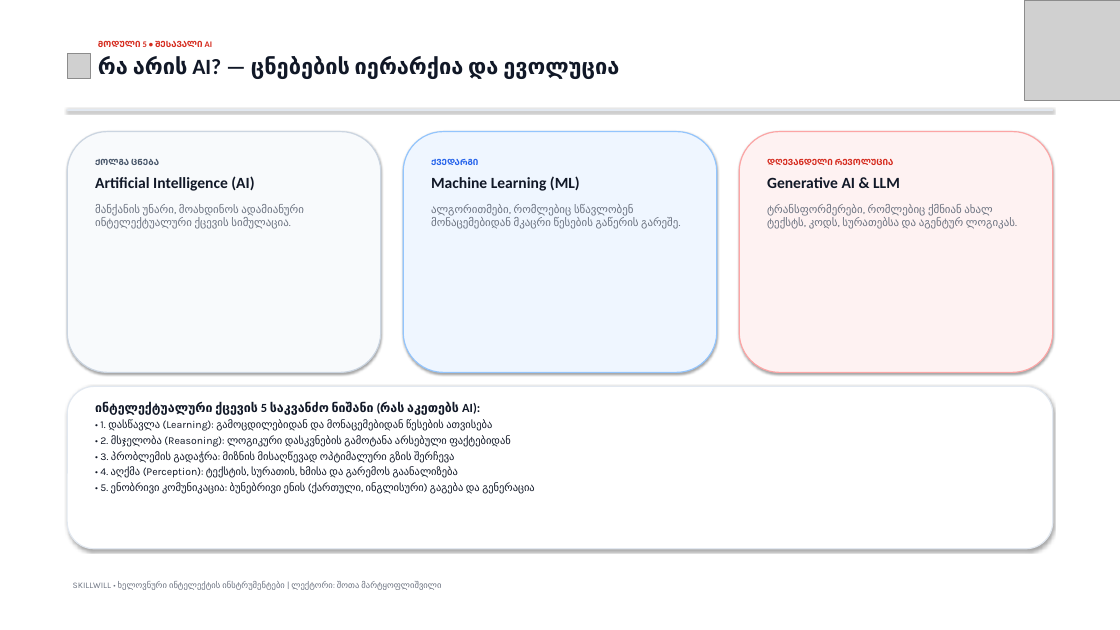
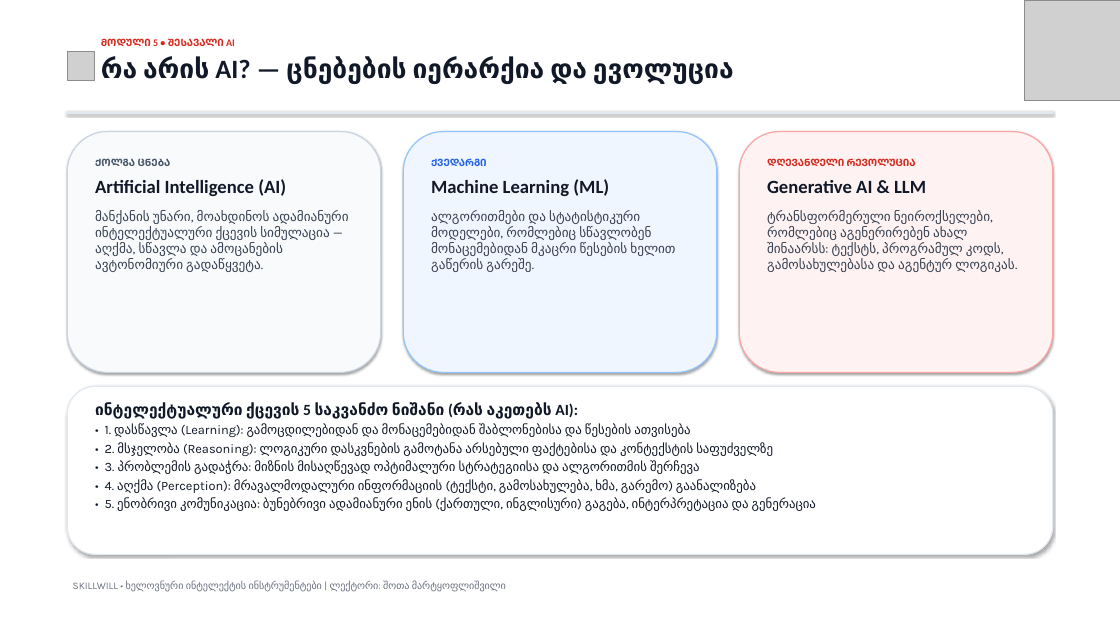
Before and after one commit to ShotaMart/skillwill-ai-curriculum, a slide deck: slide 2 of Skillwill_მოდული5_ლექცია1_პრეზენტაცია_ნიმუში.pptx. Drawn at 1120x630 pixels with LibreOffice and Linux fonts; fonts in the diff are those of the drawing; grey boxes stand for pictures. Boxes give left, top, right and bottom in pixels: in the first picture for what was removed or moved away, otherwise in the second. Text is boxed around its words. In the diff, an @@ line names an element or a change of style, - is before the commit and + after.

Commit message:
style: increase font sizes and optimize typography hierarchy across all slides

```diff
--- a/Skillwill_მოდული5_ლექცია1_პრეზენტაცია_ნიმუში.pptx
+++ b/Skillwill_მოდული5_ლექცია1_პრეზენტაცია_ნიმუში.pptx
@@ text "ᲛᲝᲓᲣᲚᲘ 5 • ᲨᲔᲡᲐᲕᲐᲚᲘ AI" at <box>101,38,734,84</box>: size 11 to 13 pt in "ᲛᲝᲓᲣᲚᲘ 5 • ᲨᲔᲡᲐᲕᲐᲚᲘ AI"; size 28 to 34 pt in "რა არის AI? — ცნებების იერარქია და ..." @@
@@ text at <box>95,158,286,196</box>: size 11 to 13 pt in "ᲥᲝᲚᲒᲐ ᲪᲜᲔᲑᲐ"; size 20 to 24 pt in "Artificial Intelligence (AI)" @@
@@ text at <box>431,158,609,196</box>: size 11 to 13 pt in "ᲥᲕᲔᲓᲐᲠᲒᲘ"; size 20 to 24 pt in "Machine Learning (ML)" @@
@@ text at <box>767,158,926,193</box>: size 11 to 13 pt in "ᲓᲦᲔᲕᲐᲜᲓᲔᲚᲘ ᲠᲔᲕᲝᲚᲣᲪᲘᲐ"; size 20 to 24 pt in "Generative AI & LLM" @@
@@ text at <box>95,210,349,272</box>: text changed; size 14 to 17 pt; text colour #6B7280 to #374151 @@
-მანქანის უნარი, მოახდინოს ადამიანური ინტელექტუალური ქცევის სიმულაცია.
+მანქანის უნარი, მოახდინოს ადამიანური ინტელექტუალური ქცევის სიმულაცია — აღქმა, სწავლა და ამოცანების ავტონომიური გადაწყვეტა.
@@ text at <box>431,210,675,272</box>: text changed; size 14 to 17 pt; text colour #6B7280 to #374151 @@
-ალგორითმები, რომლებიც სწავლობენ მონაცემებიდან მკაცრი წესების გაწერის გარეშე.
+ალგორითმები და სტატისტიკური მოდელები, რომლებიც სწავლობენ მონაცემებიდან მკაცრი წესების ხელით გაწერის გარეშე.
@@ text at <box>767,210,1014,272</box>: text changed; size 14 to 17 pt; text colour #6B7280 to #374151 @@
-ტრანსფორმერები, რომლებიც ქმნიან ახალ ტექსტს, კოდს, სურათებსა და აგენტურ ლოგიკას.
+ტრანსფორმერული ნეიროქსელები, რომლებიც აგენერირებენ ახალ შინაარსს: ტექსტს, პროგრამულ კოდს, გამოსახულებასა და აგენტურ ლოგიკას.
@@ rounded rectangle: place and size @@
-rounded rectangle at <box>67,386,1053,549</box>
+rounded rectangle at <box>67,386,1053,554</box>
@@ text at <box>95,402,578,419</box>: size 16 to 20 pt in "ინტელექტუალური ქცევის 5 საკვანძო ნიშანი (რას აკეთებს ..." @@
@@ text at <box>105,424,816,511</box>: text changed; size 13.5 to 16.5 pt @@
-• 1. დასწავლა (Learning): გამოცდილებიდან და მონაცემებიდან წესების ათვისება
-• 2. მსჯელობა (Reasoning): ლოგიკური დასკვნების გამოტანა არსებული ფაქტებიდან
-• 3. პრობლემის გადაჭრა: მიზნის მისაღწევად ოპტიმალური გზის შერჩევა
-• 4. აღქმა (Perception): ტექსტის, სურათის, ხმისა და გარემოს გაანალიზება
-• 5. ენობრივი კომუნიკაცია: ბუნებრივი ენის (ქართული, ინგლისური) გაგება და გენერაცია
+• 1. დასწავლა (Learning): გამოცდილებიდან და მონაცემებიდან შაბლონებისა და წესების ათვისება
+• 2. მსჯელობა (Reasoning): ლოგიკური დასკვნების გამოტანა არსებული ფაქტებისა და კონტექსტის საფუძველზე
+• 3. პრობლემის გადაჭრა: მიზნის მისაღწევად ოპტიმალური სტრატეგიისა და ალგორითმის შერჩევა
+• 4. აღქმა (Perception): მრავალმოდალური ინფორმაციის (ტექსტი, გამოსახულება, ხმა, გარემო) გაანალიზება
+• 5. ენობრივი კომუნიკაცია: ბუნებრივი ადამიანური ენის (ქართული, ინგლისური) გაგება, ინტერპრეტაცია და გენერაცია
@@ text "SKILLWILL • ხელოვნური ინტელექტის ინსტრუმენტები ..." at <box>73,581,506,592</box>: size 11 to 13 pt @@
```
Also in this commit, not shown: 5 other slides changed, 1 other file.
